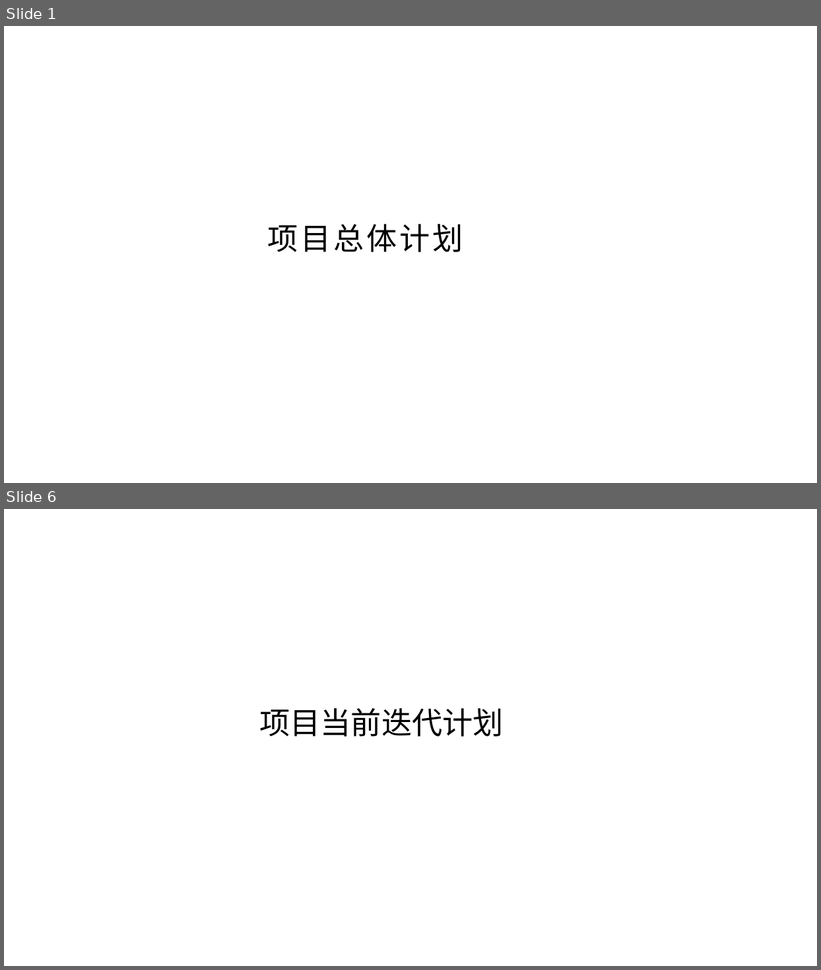
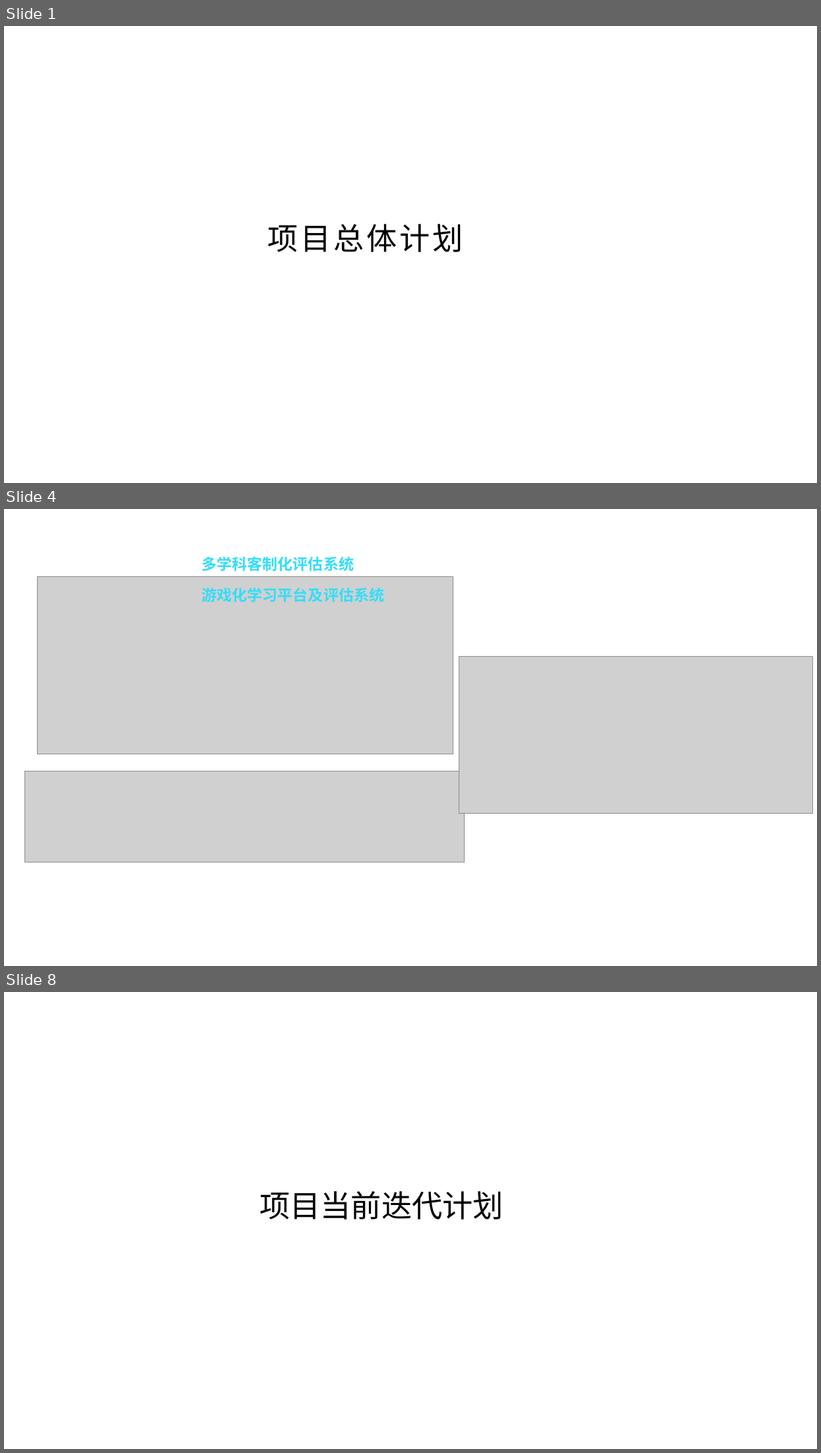
Before and after one commit to C32-SoundTech/SoundTech, a slide deck: docs/软件工程实践.pptx. Shown one above the other, each under a label of ours: slides 1 and 6 before the commit, slides 1, 4 and 8 after it; the slides between them are not shown. The pictures are 821x970 and 821x1453 pixels, drawn with LibreOffice and Linux fonts; fonts in the diff are those of the drawing; grey boxes stand for pictures. Boxes give left, top, right and bottom in pixels: in the first picture for what was removed or moved away, otherwise in the second. Text is boxed around its words. In the diff, an @@ line names an element or a change of style, - is before the commit and + after.

```diff
--- a/docs/软件工程实践.pptx
+++ b/docs/软件工程实践.pptx
@@ slide 4 added at box(4, 509, 817, 966), background #FFFFFF @@
@@ text added at box(201, 557, 354, 571), 18 pt, text gradient #3D6AFD to #33DDF8, bold @@
+多学科客制化评估系统
@@ picture added at box(38, 576, 453, 755) @@
@@ text added at box(201, 588, 384, 602), 18 pt, text gradient #3D6AFD to #33DDF8, bold @@
+游戏化学习平台及评估系统
@@ picture added at box(459, 657, 813, 813) @@
@@ picture added at box(24, 771, 464, 862) @@
@@ what was slide 6 is now slide 8 @@
```
Also in this commit, not shown: 5 other slides added, 4 slides removed.
